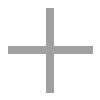
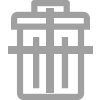
Layer changes from the first w=100, h=100 image to the second:
added layer "trash" above "plus" over (x1=11, y1=0, x2=90, y2=100)
